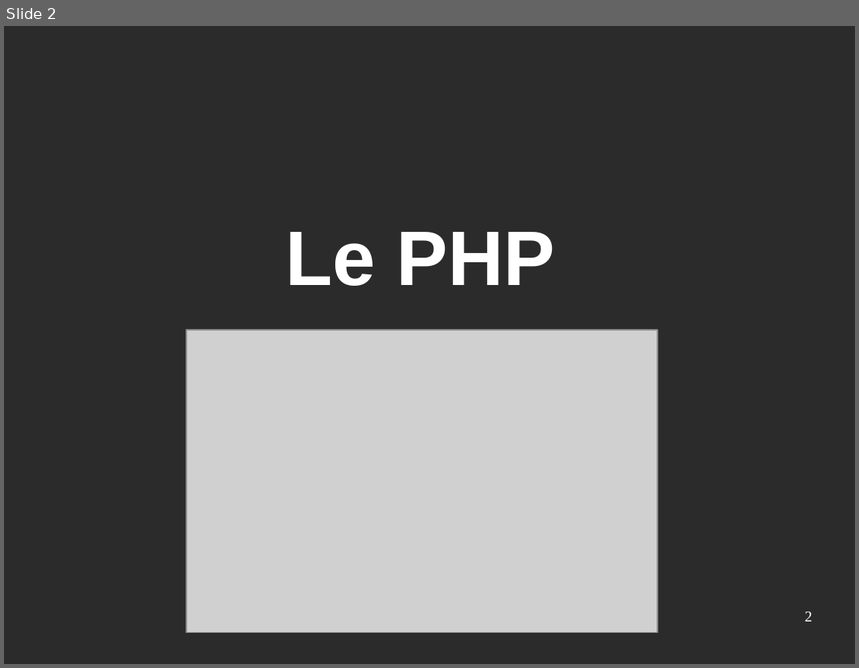
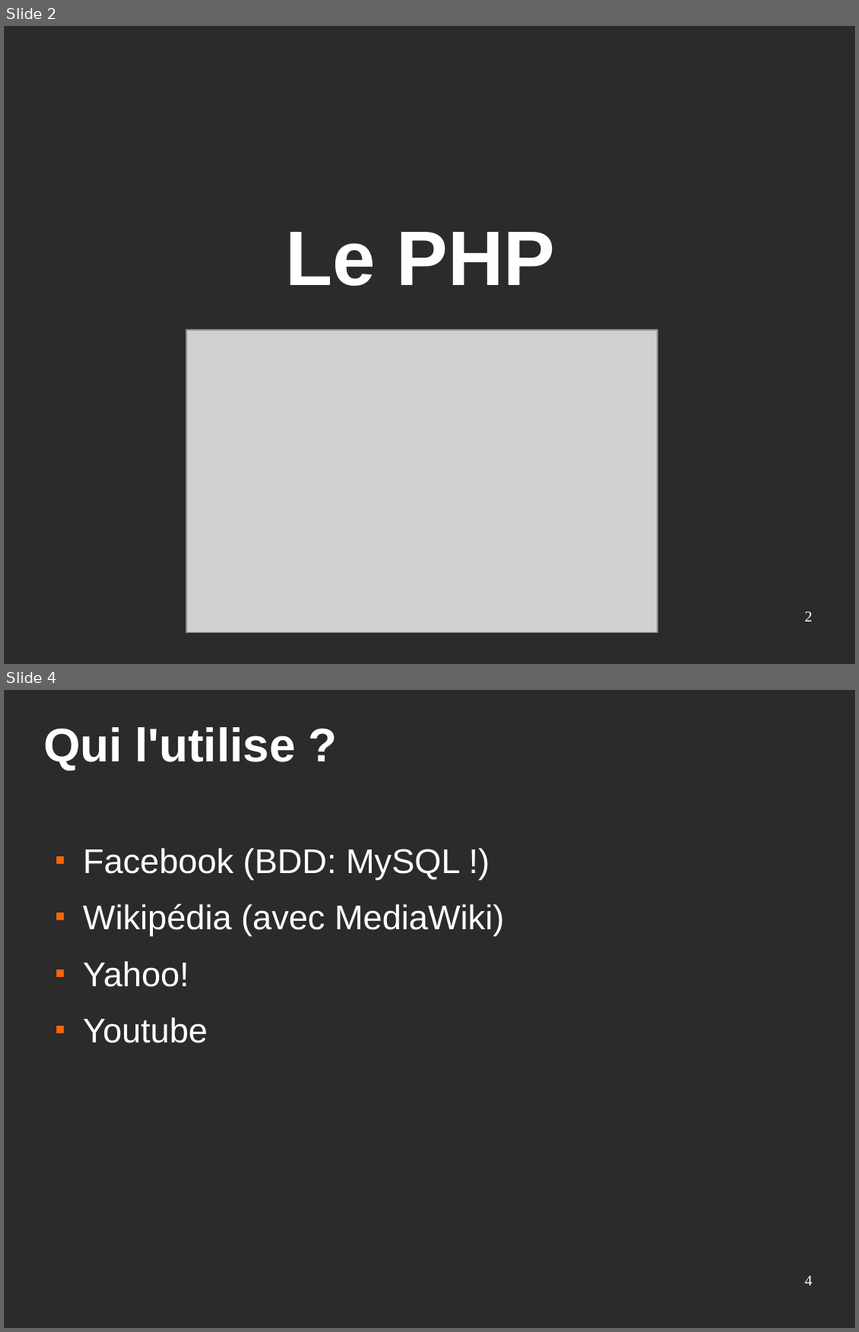
Before and after one commit to Eirbware/Formation, a slide deck: presentations/php.odp. Shown one above the other, each under a label of ours: slide 2 before the commit, slides 2 and 4 after it; the slides between them are not shown. The pictures are 859x668 and 859x1332 pixels, drawn with LibreOffice and Linux fonts; fonts in the diff are those of the drawing; grey boxes stand for pictures; background and template pictures are left out; a plain dark background stands for a picture behind light text. Boxes give left, top, right and bottom in pixels: in the first picture for what was removed or moved away, otherwise in the second. Text is boxed around its words. In the diff, an @@ line names an element or a change of style, - is before the commit and + after.

```diff
--- a/presentations/php.odp
+++ b/presentations/php.odp
@@ slide 4 added at [4,690,855,1328], background picture (left out) @@
@@ title added at [44,727,296,771], 44 pt, text #FFFFFF, bold @@
+Qui l'utilise ?
@@ text added at [83,848,504,1043], 32 pt, text #FFFFFF @@
+■ Facebook (BDD: MySQL !)
+■ Wikipédia (avec MediaWiki)
+■ Yahoo!
+■ Youtube
@@ page number added at [805,1276,813,1286], 14 pt, text #FFFFFF @@
+4
```
Also in this commit, not shown: 11 other slides added.
